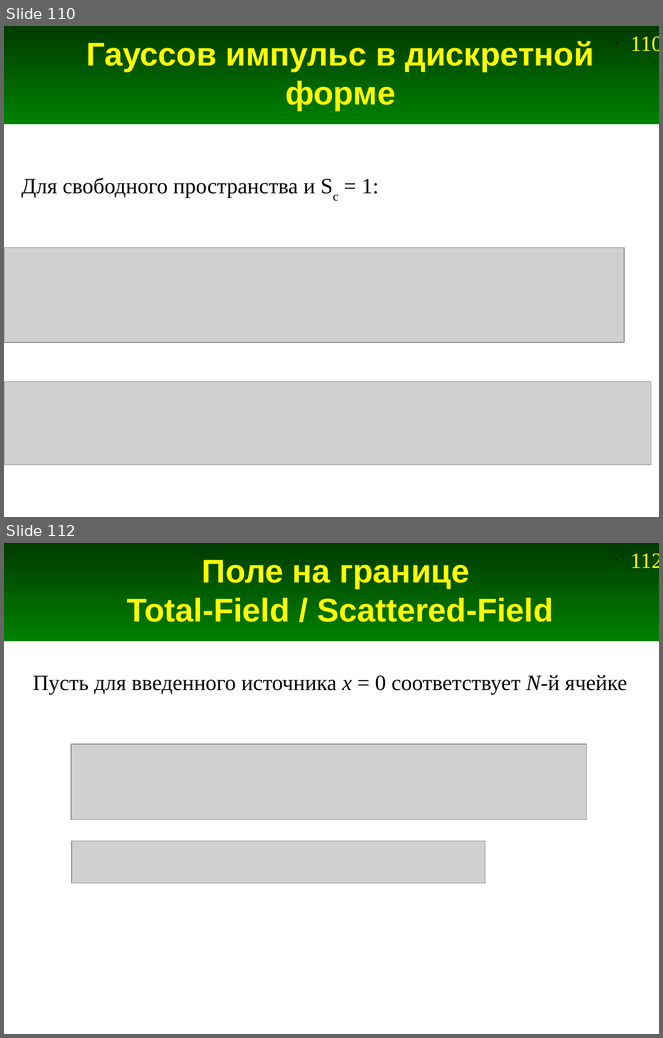
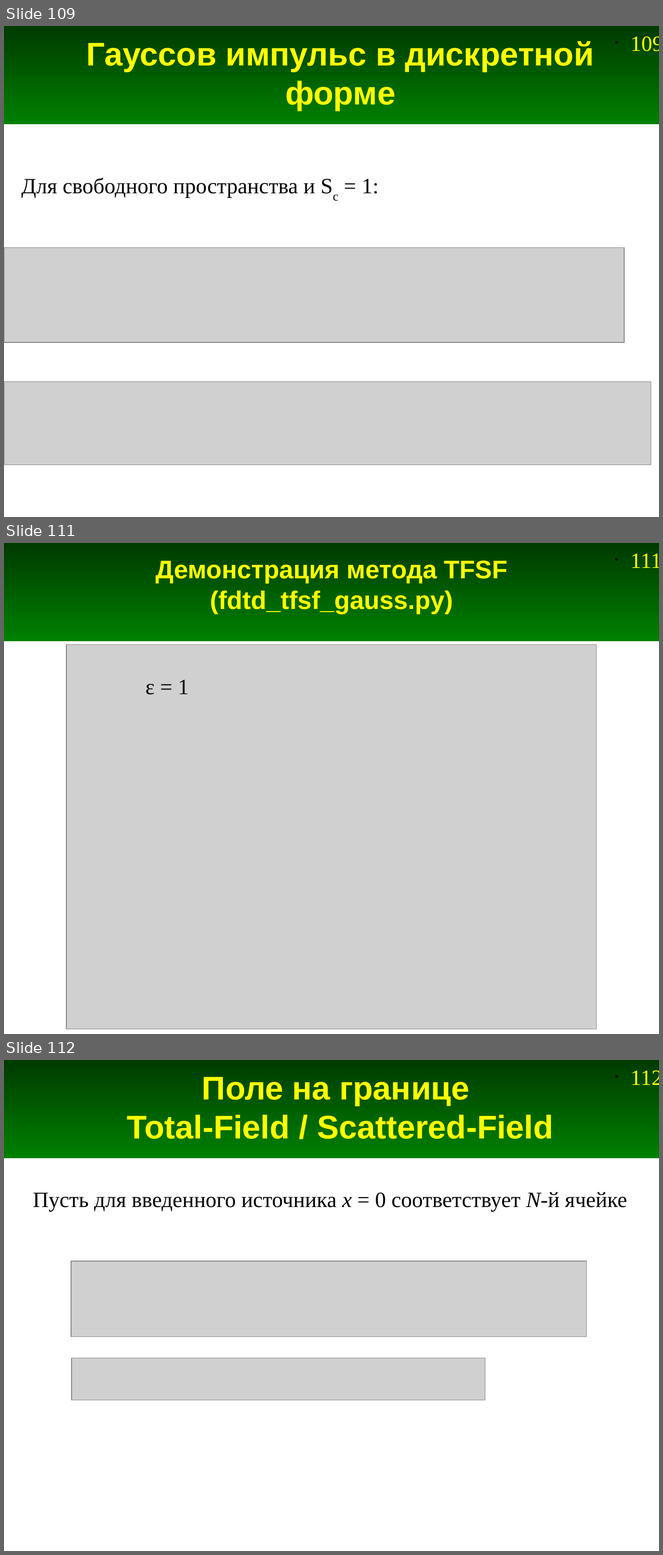
Before and after one commit to andris0147sv/modelling, a slide deck: presentations/2. FDTD.odp. Shown one above the other, each under a label of ours: slides 110 and 112 before the commit, slides 109, 111 and 112 after it; the slides between them are not shown. The pictures are 663x1038 and 663x1555 pixels, drawn with LibreOffice and Linux fonts; fonts in the diff are those of the drawing; grey boxes stand for pictures. Boxes give left, top, right and bottom in pixels: in the first picture for what was removed or moved away, otherwise in the second. Text is boxed around its words. In the diff, an @@ line names an element or a change of style, - is before the commit and + after.

```diff
--- a/presentations/2. FDTD.odp
+++ b/presentations/2. FDTD.odp
@@ slide 111 added at (4,543,659,1034), background #FFFFFF; not listed: 2 template elements that a slide beside it also shows @@
@@ title added at (155,560,507,614), 28 pt, text #FFFF00, bold @@
+Демонстрация метода TFSF
+(fdtd_tfsf_gauss.py)
@@ picture added at (66,644,596,1030) @@
@@ text added at (145,680,189,695), 24 pt, text #000000 @@
+ε = 1
@@ what was slide 110 is now slide 109 @@
@@ page number at (631,36,659,51): text changed @@
-• 110
+• 109
```
Also in this commit, not shown: 4 slides changed, 4 other slides added, 3 slides removed, 11 other files.
